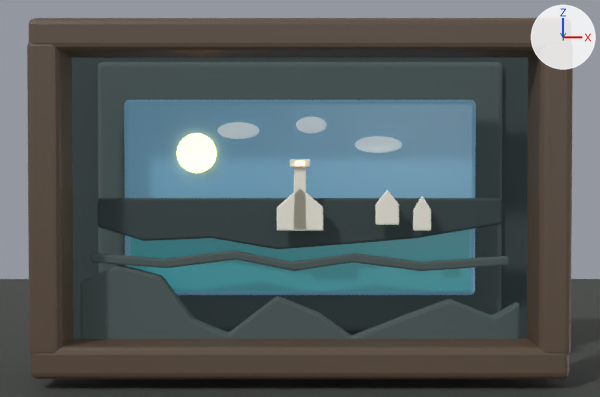
The Blender file renders/luminary-concept.blend, before and after one commit.
Rendered twice from a camera (50 mm lens) standing at (0.0, -291.0, 68.0) and looking at (0.0, 5.0, 62.0). Lighting does not change. The marker at upper right points along +X, +Y and +Z. The picture after the commit comes second.

In view in the first picture: 'dark island silhouette', 'display glass / sky', 'display ocean', 'frame bottom', 'frame left', 'frame right', 'frame top', 'ground', 'printed 5x7 rear plate', 'raised 4x6 rear insert', 'raised foreground rocks', 'raised surf edge' and 9 more.
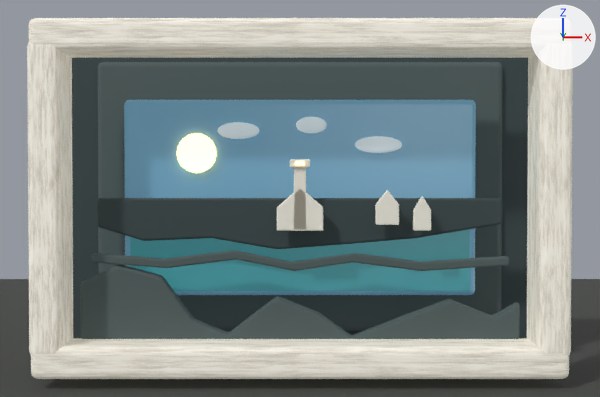
Commit message: Make mockup frame distressed white

The change, as a diff of the scene's bpy script:
```diff
--- a/renders/luminary-concept.blend.py
+++ b/renders/luminary-concept.blend.py
@@ mat_distressed_white_painted_frame @@
+mat_distressed_white_painted_frame = bpy.data.materials.new('distressed white painted frame')
+# nodes: BsdfPrincipled, OutputMaterial, TexNoise, ValToRGB
+# colours: grey #ada899, grey #a6a093, white #fffcf1
@@ me_cube_007 @@
 me_cube_007.from_pydata(...)  # 8 vertices, 6 faces; spans x -89.0..89.0, y -9.0..9.0, z -6.0..6.0
-me_cube_007.materials.append(mat_walnut_shadow_box_frame)  # brown #5d4d3f
+me_cube_007.materials.append(mat_distressed_white_painted_frame)
@@ me_cube_008 @@
 me_cube_008.from_pydata(...)  # 8 vertices, 6 faces; spans x -89.0..89.0, y -9.0..9.0, z -6.0..6.0
-me_cube_008.materials.append(mat_walnut_shadow_box_frame)  # brown #5d4d3f
+me_cube_008.materials.append(mat_distressed_white_painted_frame)
@@ me_cube_009 @@
 me_cube_009.from_pydata(...)  # 8 vertices, 6 faces; spans x -5.5..5.5, y -9.0..9.0, z -52.5..52.5
-me_cube_009.materials.append(mat_walnut_shadow_box_frame)  # brown #5d4d3f
+me_cube_009.materials.append(mat_distressed_white_painted_frame)
@@ me_cube_010 @@
 me_cube_010.from_pydata(...)  # 8 vertices, 6 faces; spans x -5.5..5.5, y -9.0..9.0, z -52.5..52.5
-me_cube_010.materials.append(mat_walnut_shadow_box_frame)  # brown #5d4d3f
+me_cube_010.materials.append(mat_distressed_white_painted_frame)
```

What differs and where, as boxes [x1, y1, x2, y2] in the pictures (600 x 397 px):
'frame top', recoloured (brown to white)
    both: [29, 18, 571, 58]
'frame bottom', recoloured (brown to white)
    both: [31, 338, 569, 379]
'frame left', recoloured (brown to white)
    both: [27, 42, 73, 355]
'frame right', recoloured (brown to white)
    both: [527, 42, 573, 355]
